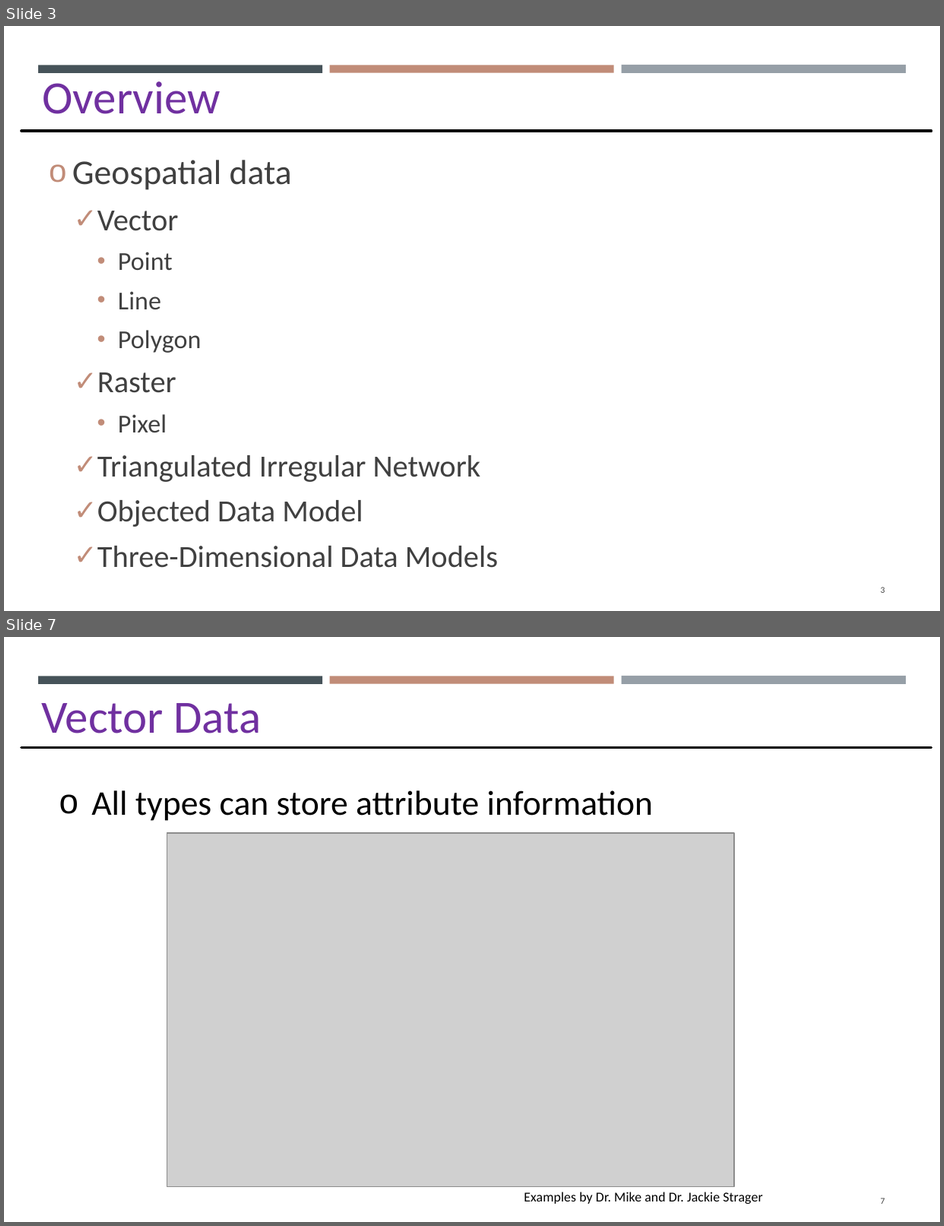
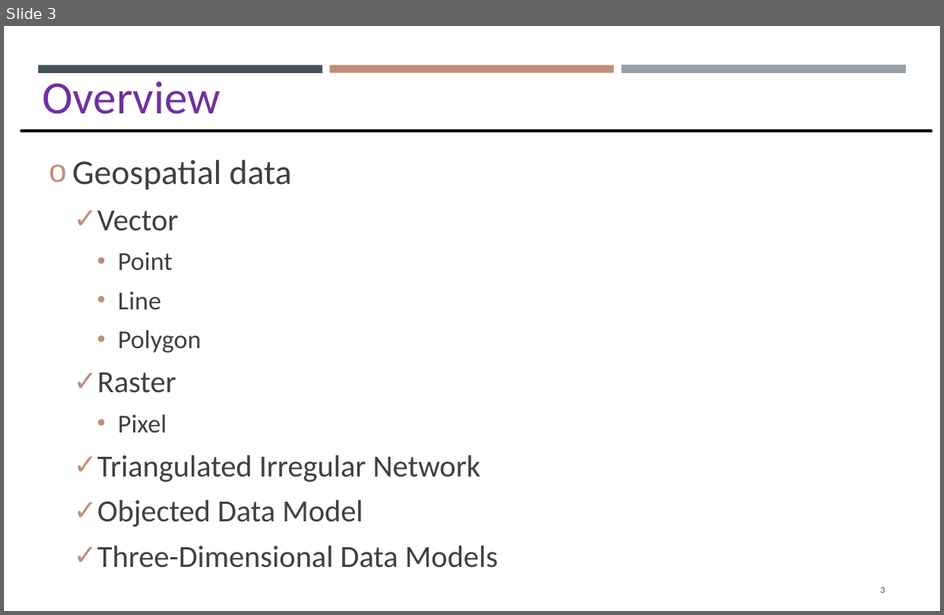
Before and after one commit to gisynw/GIS_I, a slide deck: docs/Lectures/Week04/Week04_GEOG2475_Raster_Thr.pptx. Shown one above the other, each under a label of ours: slides 3 and 7 before the commit, slide 3 after it; the slides between them are not shown. The pictures are 944x1226 and 944x615 pixels, drawn with LibreOffice and Linux fonts; fonts in the diff are those of the drawing; grey boxes stand for pictures. Boxes give left, top, right and bottom in pixels: in the first picture for what was removed or moved away, otherwise in the second. Text is boxed around its words. In the diff, an @@ line names an element or a change of style, - is before the commit and + after.

```diff
--- a/docs/Lectures/Week04/Week04_GEOG2475_Raster_Thr.pptx
+++ b/docs/Lectures/Week04/Week04_GEOG2475_Raster_Thr.pptx
@@ slide 7 removed at box(4, 637, 940, 1222), background #FFFFFF; not listed: 3 template elements that a slide beside it also shows @@
@@ text removed at box(41, 703, 262, 734) @@
-Vector Data
@@ line removed from (21, 747) to (932, 747) @@
@@ text removed at box(91, 791, 653, 821) @@
-o All types can store attribute information
@@ picture removed at box(167, 834, 734, 1187) @@
@@ text removed at box(524, 1192, 762, 1204) @@
-Examples by Dr. Mike and Dr. Jackie Strager
@@ page number removed at box(881, 1198, 886, 1204) @@
-7
```
Also in this commit, not shown: 4 slides added, 16 other slides removed, 8 other files.
